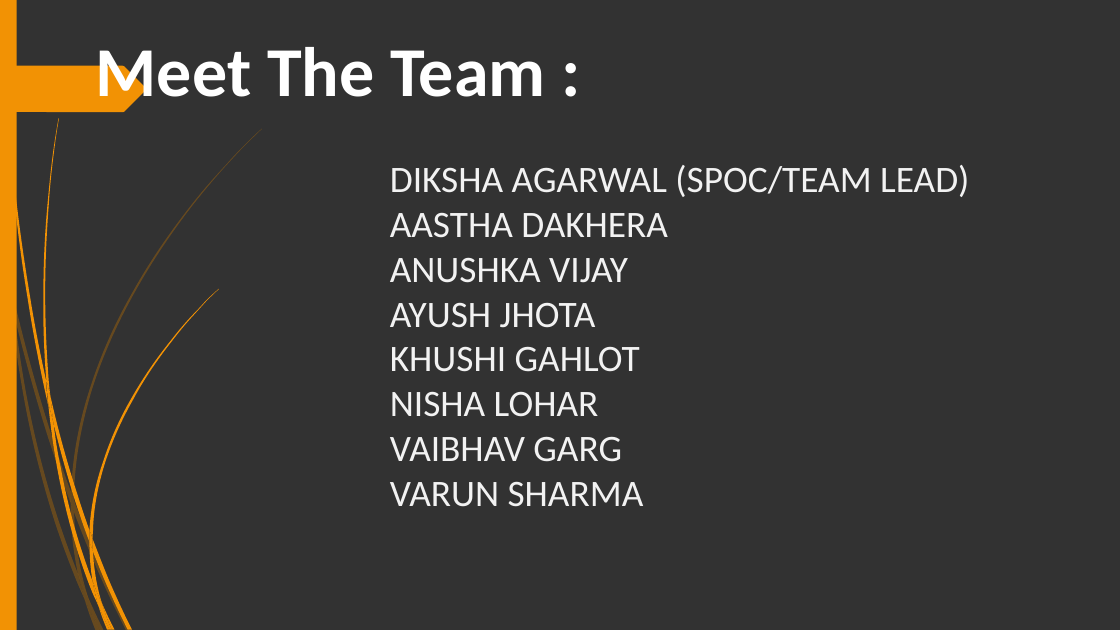
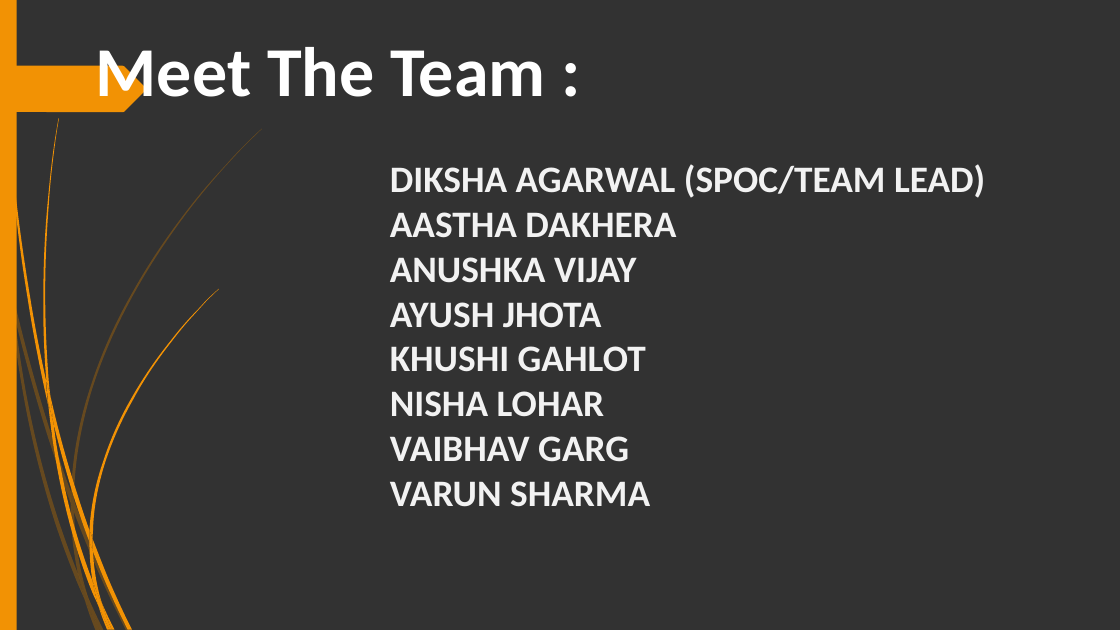
Before and after one commit to V4run-Sharma/IBM_DA_PROJECT, a slide deck: slide 13 of FINAL.pptx. Drawn at 1120x630 pixels with LibreOffice and Linux fonts; fonts in the diff are those of the drawing. Boxes give left, top, right and bottom in pixels: in the first picture for what was removed or moved away, otherwise in the second. Text is boxed around its words. In the diff, an @@ line names an element or a change of style, - is before the commit and + after.

```diff
--- a/FINAL.pptx
+++ b/FINAL.pptx
@@ text at bbox=[390, 164, 985, 507]: bold on in "DIKSHA AGARWAL (SPOC/TEAM LEAD)", "AASTHA DAKHERA", "ANUSHKA VIJAY", "AYUSH JHOTA" and 4 more places @@
```
Also in this commit, not shown: 4 other slides changed.
